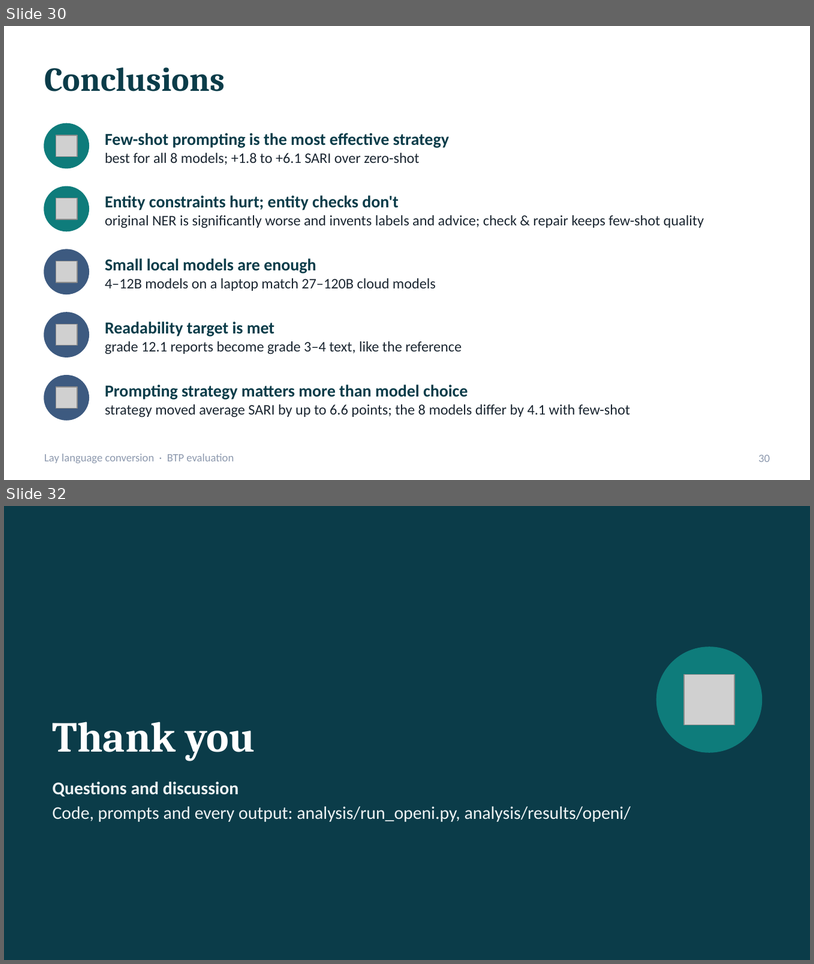
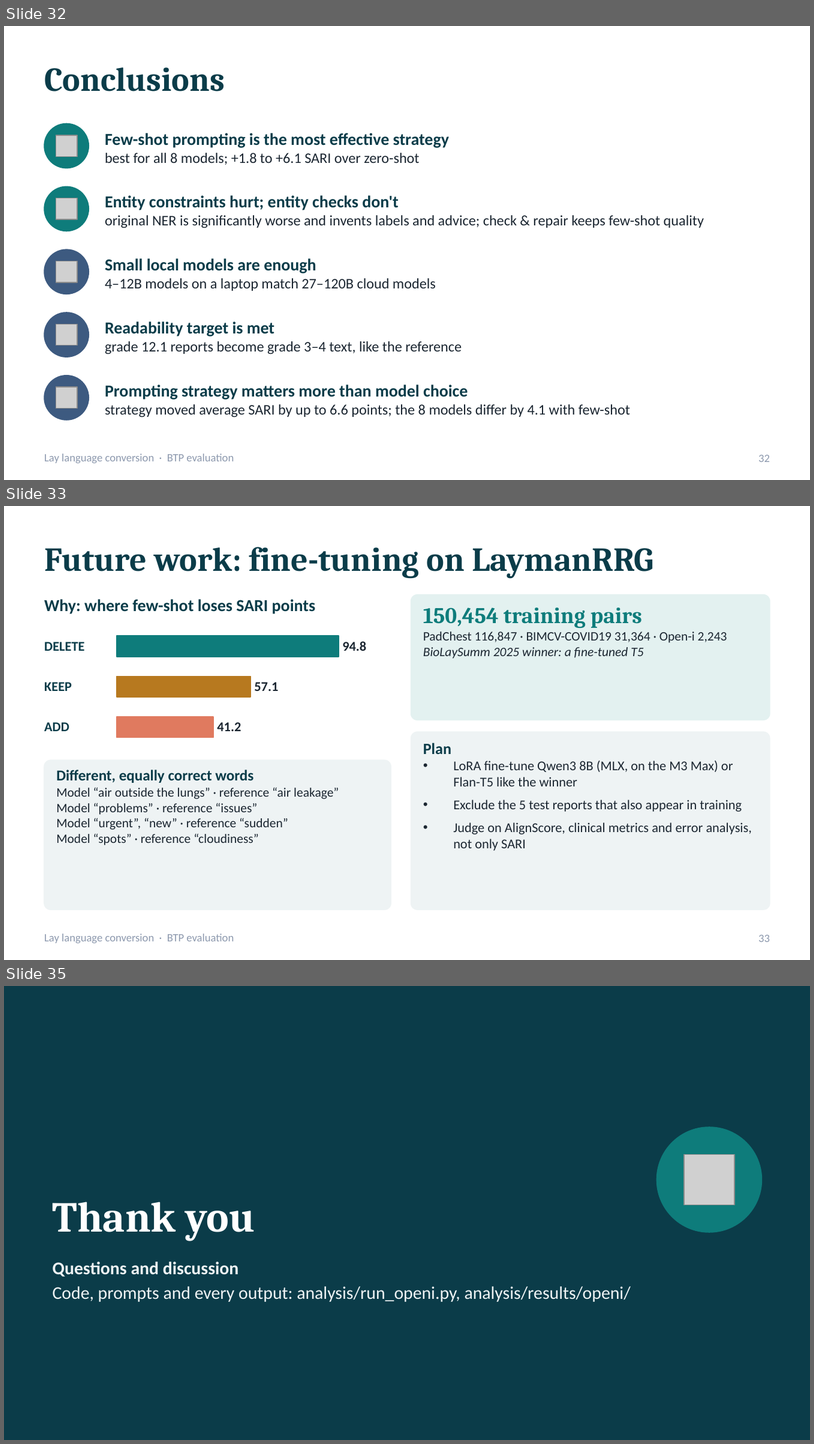
Before and after one commit to bibesgotthevibes/btp-Project, a slide deck: docs/BTP_Lay_Language_Conversion_Evaluation.pptx. Shown one above the other, each under a label of ours: slides 30 and 32 before the commit, slides 32, 33 and 35 after it; the slides between them are not shown. The pictures are 814x964 and 814x1444 pixels, drawn with LibreOffice and Linux fonts; fonts in the diff are those of the drawing; grey boxes stand for pictures. Boxes give left, top, right and bottom in pixels: in the first picture for what was removed or moved away, otherwise in the second. Text is boxed around its words. In the diff, an @@ line names an element or a change of style, - is before the commit and + after.

```diff
--- a/docs/BTP_Lay_Language_Conversion_Evaluation.pptx
+++ b/docs/BTP_Lay_Language_Conversion_Evaluation.pptx
@@ slide 33 added at box(4, 506, 810, 960), background #FFFFFF; not listed: 1 template element that a slide beside it also shows @@
@@ title added at box(44, 547, 654, 579), 30 pt, text #0B3C49, bold @@
+Future work: fine-tuning on LaymanRRG
@@ rounded rectangle added at box(411, 595, 770, 720), fill #E3F1F0, outline #E3F1F0 1 pt @@
@@ text added at box(44, 599, 315, 614), 15 pt, text #0B3C49, bold @@
+Why: where few-shot loses SARI points
@@ text added at box(423, 607, 728, 658), 11.5 pt, text #1B2631 @@
+150,454 training pairs
+PadChest 116,847 · BIMCV-COVID19 31,364 · Open-i 2,243
+BioLaySumm 2025 winner: a fine-tuned T5
@@ text added at box(44, 642, 84, 651), 12 pt, text #0B3C49, bold @@
+DELETE
@@ rectangle added at box(117, 636, 339, 657), fill #0E7C7B, outline #0E7C7B 1 pt @@
@@ text added at box(342, 641, 366, 651), 12 pt, text #1B2631, bold @@
+94.8
@@ text added at box(44, 682, 72, 691), 12 pt, text #0B3C49, bold @@
+KEEP
@@ rectangle added at box(117, 676, 251, 697), fill #B7791F, outline #B7791F 1 pt @@
@@ text added at box(254, 682, 278, 691), 12 pt, text #1B2631, bold @@
+57.1
@@ rectangle added at box(117, 717, 213, 738), fill #E07A5F, outline #E07A5F 1 pt @@
@@ text added at box(44, 722, 69, 731), 12 pt, text #0B3C49, bold @@
+ADD
@@ text added at box(217, 722, 241, 731), 12 pt, text #1B2631, bold @@
+41.2
@@ rounded rectangle added at box(411, 732, 770, 909), fill #EEF3F4, outline #EEF3F4 1 pt @@
@@ text added at box(423, 742, 752, 850), 12 pt, text #1B2631 @@
+Plan
+• LoRA fine-tune Qwen3 8B (MLX, on the M3 Max) or Flan-T5 like the winner
+• Exclude the 5 test reports that also appear in training
+• Judge on AlignScore, clinical metrics and error analysis, not only SARI
@@ rounded rectangle added at box(44, 760, 391, 909), fill #EEF3F4, outline #EEF3F4 1 pt @@
@@ text added at box(56, 769, 339, 845), 11.5 pt, text #1B2631 @@
+Different, equally correct words
+Model “air outside the lungs” · reference “air leakage”
+Model “problems” · reference “issues”
+Model “urgent”, “new” · reference “sudden”
+Model “spots” · reference “cloudiness”
@@ page number added at box(759, 934, 770, 942), 10 pt, text #8D99AE @@
+33
@@ what was slide 30 is now slide 32 @@
@@ page number at box(759, 454, 770, 462): text changed @@
-30
+32
@@ what was slide 32 is now slide 35 @@
```
Also in this commit, not shown: 6 slides changed, 2 other slides added, 10 other files.
